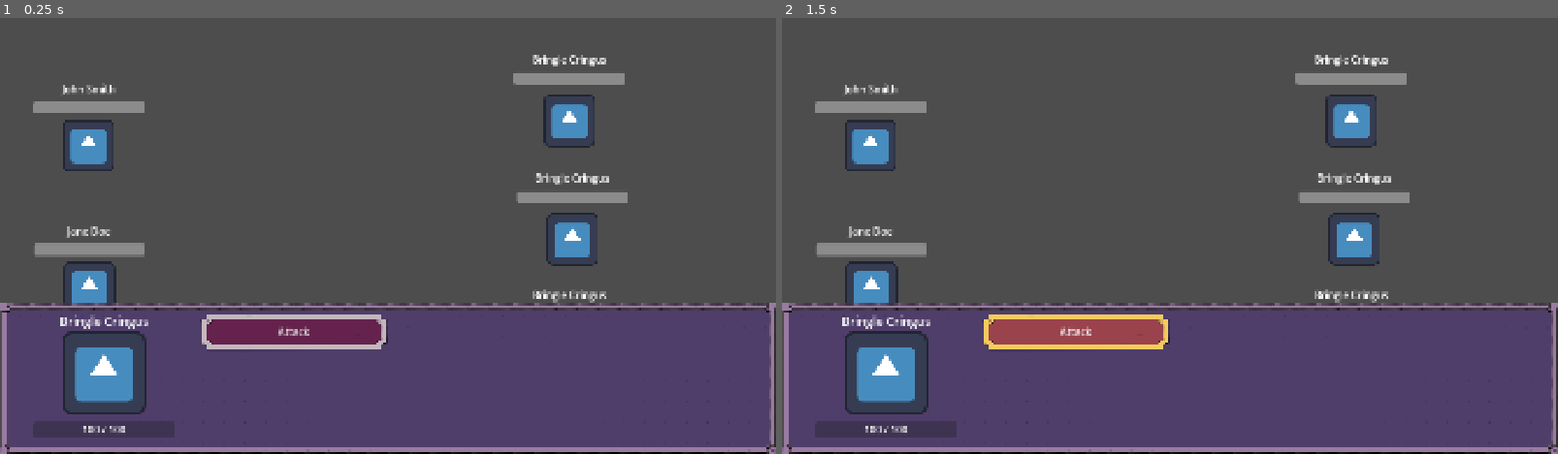
Above: before the commit, frames 1-2 (left to right).
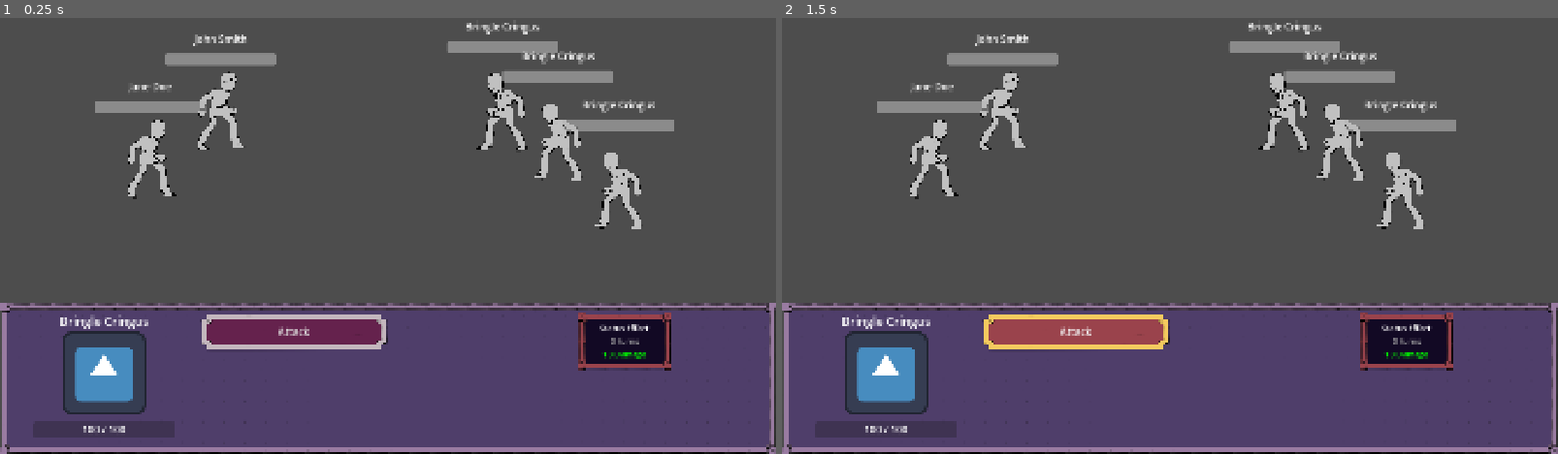
Above: after the commit, the same moments.

Repository: scarzehd/fantasy-corporation
Game: Godot game, scene res://scenes/battle.tscn
The game is run twice, just before and just after one commit, with the same random seed, the same clock (stepped at 60 frames per second) and the same inputs. This scene is started directly instead of the project's main scene. The engine's default icon, where the game draws it, is replaced by a stand-in: a white triangle on a blue panel in a dark square.
Inputs:
- Up to frame 1 (0.25 s): no input
- Up to frame 2 (1.5 s): click "Attack" at 0.5 s; click "Attack" at 1.25 s

The runs differ from the first frame. In frame 1, 8.7% of the frame differs, in the area x 4-87%, y 1-81%; in frame 2, 8.7%.

Commit message:
Various changes

Diff:
--- a/scenes/battle.tscn
+++ b/scenes/battle.tscn
@@ -13,22 +13,22 @@
 combatants = [NodePath("CombatantBase"), NodePath("CombatantBase2"), NodePath("BasicEnemy"), NodePath("BasicEnemy2"), NodePath("BasicEnemy3")]
 
 [node name="CombatantBase" parent="." unique_id=209960256 instance=ExtResource("3_p1qf1")]
-position = Vector2(219, 316)
+position = Vector2(546, 218)
 character_data = ExtResource("3_a12nh")
 weapon = ExtResource("4_a12nh")
 
 [node name="CombatantBase2" parent="." unique_id=1704928774 instance=ExtResource("3_p1qf1")]
-position = Vector2(221, 668)
+position = Vector2(372, 336)
 character_data = ExtResource("5_lpir7")
 weapon = ExtResource("4_a12nh")
 
 [node name="BasicEnemy" parent="." unique_id=1681232158 instance=ExtResource("6_6vh42")]
-position = Vector2(1409, 255)
+position = Vector2(1244, 221)
 
 [node name="BasicEnemy2" parent="." unique_id=890083788 instance=ExtResource("6_6vh42")]
-position = Vector2(1416, 548)
+position = Vector2(1381, 294)
 
 [node name="BasicEnemy3" parent="." unique_id=1097249763 instance=ExtResource("6_6vh42")]
-position = Vector2(1409, 838)
+position = Vector2(1531, 415)
 
 [node name="BattleHUD" parent="." unique_id=690412004 instance=ExtResource("7_4k1nj")]
--- a/scenes/combatants/enemy/basic_enemy.tscn
+++ b/scenes/combatants/enemy/basic_enemy.tscn
@@ -1,12 +1,13 @@
 [gd_scene format=3 uid="uid://c6sty6uh7eymw"]
 
 [ext_resource type="Script" uid="uid://b4xj0e3ne1qdq" path="res://scripts/combatants/enemy/basic_enemy.gd" id="1_v5wtx"]
-[ext_resource type="Texture2D" uid="uid://bgccuxv0famla" path="res://icon.svg" id="2_7je4q"]
 [ext_resource type="Script" uid="uid://d3i1h310ayq5c" path="res://scripts/resources/status_effect.gd" id="2_u8vcb"]
+[ext_resource type="Texture2D" uid="uid://c3phvnl271yu7" path="res://resources/sprites/character_base.png" id="3_u8vcb"]
 
 [sub_resource type="Resource" id="Resource_2emdk"]
 script = ExtResource("2_u8vcb")
-name = &"poison"
+id = &"poison"
+name = "Poison"
 exclusive_with = Array[StringName]([&"poison"])
 has_duration = true
 duration = 2
@@ -17,9 +18,6 @@
 
 [sub_resource type="RectangleShape2D" id="RectangleShape2D_7je4q"]
 size = Vector2(174, 186)
-
-[sub_resource type="LabelSettings" id="LabelSettings_tc7to"]
-font_size = 25
 
 [sub_resource type="Animation" id="Animation_7je4q"]
 length = 0.001
@@ -57,6 +55,9 @@
 &"attack": SubResource("Animation_u8vcb")
 }
 
+[sub_resource type="LabelSettings" id="LabelSettings_u8vcb"]
+font_size = 25
+
 [node name="BasicEnemy" type="Area2D" unique_id=1681232158 node_paths=PackedStringArray("health_bar")]
 script = ExtResource("1_v5wtx")
 status_effect = SubResource("Resource_2emdk")
@@ -67,12 +68,18 @@
 base_defense = 100
 
 [node name="Sprite2D" type="Sprite2D" parent="." unique_id=957414317]
-texture = ExtResource("2_7je4q")
+scale = Vector2(0.25, 0.25)
+texture = ExtResource("3_u8vcb")
+flip_h = true
 
 [node name="CollisionShape2D" type="CollisionShape2D" parent="." unique_id=1545115223]
 shape = SubResource("RectangleShape2D_7je4q")
 
-[node name="Control" type="Control" parent="." unique_id=1565358585]
+[node name="AnimationPlayer" type="AnimationPlayer" parent="." unique_id=1643846691]
+unique_name_in_owner = true
+libraries/ = SubResource("AnimationLibrary_2emdk")
+
+[node name="Control" type="Control" parent="." unique_id=1417547478]
 layout_mode = 3
 anchors_preset = 8
 anchor_left = 0.5
@@ -80,35 +87,33 @@
 anchor_right = 0.5
 anchor_bottom = 0.5
 offset_left = -137.0
-offset_top = -132.0
+offset_top = -217.0
 offset_right = 137.0
 offset_bottom = 122.0
 grow_horizontal = 2
 grow_vertical = 2
 mouse_filter = 2
 
-[node name="VBoxContainer" type="VBoxContainer" parent="Control" unique_id=80434758]
+[node name="VBoxContainer" type="VBoxContainer" parent="Control" unique_id=2045111538]
 layout_mode = 1
 anchors_preset = 15
 anchor_right = 1.0
 anchor_bottom = 1.0
-offset_top = -37.0
-offset_bottom = -211.0
 grow_horizontal = 2
 grow_vertical = 2
 
-[node name="NameLabel" type="Label" parent="Control/VBoxContainer" unique_id=443486020]
+[node name="NameLabel" type="Label" parent="Control/VBoxContainer" unique_id=746950841]
 layout_mode = 2
 text = "Bringle Cringus"
-label_settings = SubResource("LabelSettings_tc7to")
+label_settings = SubResource("LabelSettings_u8vcb")
 horizontal_alignment = 1
 
-[node name="HealthBar" type="ProgressBar" parent="Control/VBoxContainer" unique_id=496655399]
+[node name="Control" type="Control" parent="Control/VBoxContainer" unique_id=384684704]
+custom_minimum_size = Vector2(0, 10)
+layout_mode = 2
+
+[node name="HealthBar" type="ProgressBar" parent="Control/VBoxContainer" unique_id=1664461497]
 custom_minimum_size = Vector2(0, 30)
 layout_mode = 2
-size_flags_vertical = 10
+size_flags_vertical = 2
 show_percentage = false
-
-[node name="AnimationPlayer" type="AnimationPlayer" parent="." unique_id=1643846691]
-unique_name_in_owner = true
-libraries/ = SubResource("AnimationLibrary_2emdk")
--- a/scenes/combatants/player/combatant_base.tscn
+++ b/scenes/combatants/player/combatant_base.tscn
@@ -1,7 +1,7 @@
 [gd_scene format=3 uid="uid://bxer6od4tbb5u"]
 
 [ext_resource type="Script" uid="uid://dhqkfgfuqgdye" path="res://scripts/combatants/player_combatant.gd" id="1_8x2sg"]
-[ext_resource type="Texture2D" uid="uid://bgccuxv0famla" path="res://icon.svg" id="2_dplme"]
+[ext_resource type="Texture2D" uid="uid://c3phvnl271yu7" path="res://resources/sprites/character_base.png" id="2_cibvi"]
 
 [sub_resource type="RectangleShape2D" id="RectangleShape2D_rkhwg"]
 size = Vector2(230, 250)
@@ -18,7 +18,8 @@
 shape = SubResource("RectangleShape2D_rkhwg")
 
 [node name="Sprite2D" type="Sprite2D" parent="." unique_id=904817639]
-texture = ExtResource("2_dplme")
+scale = Vector2(0.25, 0.25)
+texture = ExtResource("2_cibvi")
 
 [node name="Control" type="Control" parent="." unique_id=1851136507]
 layout_mode = 3
@@ -28,7 +29,7 @@
 anchor_right = 0.5
 anchor_bottom = 0.5
 offset_left = -137.0
-offset_top = -132.0
+offset_top = -183.0
 offset_right = 137.0
 offset_bottom = 122.0
 grow_horizontal = 2
@@ -40,8 +41,6 @@
 anchors_preset = 15
 anchor_right = 1.0
 anchor_bottom = 1.0
-offset_top = -25.0
-offset_bottom = -201.0
 grow_horizontal = 2
 grow_vertical = 2
 
@@ -51,8 +50,12 @@
 label_settings = SubResource("LabelSettings_nvrs4")
 horizontal_alignment = 1
 
+[node name="Control" type="Control" parent="Control/VBoxContainer" unique_id=795095389]
+custom_minimum_size = Vector2(0, 10)
+layout_mode = 2
+
 [node name="HealthBar" type="ProgressBar" parent="Control/VBoxContainer" unique_id=1665111007]
 custom_minimum_size = Vector2(0, 30)
 layout_mode = 2
-size_flags_vertical = 10
+size_flags_vertical = 2
 show_percentage = false
--- a/scenes/ui/battle_hud.tscn
+++ b/scenes/ui/battle_hud.tscn
@@ -3,12 +3,24 @@
 [ext_resource type="StyleBox" uid="uid://d43tbnhnssgx" path="res://resources/styleboxes/panel_2.tres" id="1_dy3po"]
 [ext_resource type="Script" uid="uid://e1hw5a5vk680" path="res://scripts/ui/battle_hud.gd" id="1_p6blr"]
 [ext_resource type="Texture2D" uid="uid://bgccuxv0famla" path="res://icon.svg" id="2_ytn0o"]
+[ext_resource type="StyleBox" uid="uid://dmjuh1jk5nqrf" path="res://resources/styleboxes/panel_4.tres" id="4_6uyy6"]
 
 [sub_resource type="LabelSettings" id="LabelSettings_ytn0o"]
 font_size = 30
 
 [sub_resource type="LabelSettings" id="LabelSettings_p6blr"]
 font_size = 25
+
+[sub_resource type="LabelSettings" id="LabelSettings_6uyy6"]
+font_size = 20
+
+[sub_resource type="LabelSettings" id="LabelSettings_nj5vo"]
+font_size = 20
+font_color = Color(0.6509804, 0.6509804, 0.6509804, 1)
+
+[sub_resource type="LabelSettings" id="LabelSettings_5jm4p"]
+font_size = 20
+font_color = Color(0, 1, 0, 1)
 
 [node name="BattleHUD" type="Control" unique_id=690412004]
 custom_minimum_size = Vector2(1920, 1080)
@@ -90,7 +102,40 @@
 theme_override_font_sizes/font_size = 25
 text = "Attack"
 
-[node name="GridContainer2" type="GridContainer" parent="PanelContainer/HBoxContainer" unique_id=810236299]
+[node name="ScrollContainer" type="ScrollContainer" parent="PanelContainer/HBoxContainer" unique_id=1002211445]
 layout_mode = 2
 size_flags_horizontal = 3
 size_flags_stretch_ratio = 0.25
+
+[node name="GridContainer" type="GridContainer" parent="PanelContainer/HBoxContainer/ScrollContainer" unique_id=2088845622]
+layout_mode = 2
+size_flags_horizontal = 3
+size_flags_vertical = 3
+columns = 2
+
+[node name="StatusEffectTemplate" type="PanelContainer" parent="PanelContainer/HBoxContainer/ScrollContainer/GridContainer" unique_id=595563332]
+unique_name_in_owner = true
+layout_mode = 2
+size_flags_horizontal = 3
+theme_override_styles/panel = ExtResource("4_6uyy6")
+
+[node name="VBoxContainer" type="VBoxContainer" parent="PanelContainer/HBoxContainer/ScrollContainer/GridContainer/StatusEffectTemplate" unique_id=972843194]
+layout_mode = 2
+
+[node name="NameLabel" type="Label" parent="PanelContainer/HBoxContainer/ScrollContainer/GridContainer/StatusEffectTemplate/VBoxContainer" unique_id=373750879]
+layout_mode = 2
+text = "Status Effect"
+label_settings = SubResource("LabelSettings_6uyy6")
+horizontal_alignment = 1
+
+[node name="DurationLabel" type="Label" parent="PanelContainer/HBoxContainer/ScrollContainer/GridContainer/StatusEffectTemplate/VBoxContainer" unique_id=847649607]
+layout_mode = 2
+text = "3 turns"
+label_settings = SubResource("LabelSettings_nj5vo")
+horizontal_alignment = 1
+
+[node name="StatLabel" type="Label" parent="PanelContainer/HBoxContainer/ScrollContainer/GridContainer/StatusEffectTemplate/VBoxContainer" unique_id=1594727320]
+layout_mode = 2
+text = "10 Damage"
+label_settings = SubResource("LabelSettings_5jm4p")
+horizontal_alignment = 1
--- a/scripts/combatants/combatant.gd
+++ b/scripts/combatants/combatant.gd
@@ -39,26 +39,26 @@
 	return bounce_text
 
 func add_status_effect(status_effect:StatusEffect):
-	for status_name in status_effect.exclusive_with:
-		if has_status_name(status_name):
+	for status_id in status_effect.exclusive_with:
+		if has_status_id(status_id):
 			return
 
 	status_effects.append(status_effect)
 	status_effect.combatant = self
 	status_effect.ended.connect(status_effects.erase.bind(status_effect))
 
-func has_status_name(status_name:StringName) -> bool:
+func has_status_id(status_id:StringName) -> bool:
 	for effect in status_effects:
-		if effect.name == status_name:
+		if effect.id == status_id:
 			return true
 
 	return false
 
-func find_status_name(status_name:StringName) -> Array[StatusEffect]:
+func find_status_id(status_id:StringName) -> Array[StatusEffect]:
 	var effects:Array[StatusEffect]
 
 	for effect in status_effects:
-		if effect.name == status_name:
+		if effect.id == status_id:
 			effects.append(effect)
 
 	return effects
--- a/scripts/resources/status_effect.gd
+++ b/scripts/resources/status_effect.gd
@@ -3,7 +3,9 @@
 
 signal ended
 
-@export var name:StringName
+@export var id:StringName
+
+@export var name:String
 
 @export var exclusive_with:Array[StringName]
 
Binary file added: resources/sprites/character_base.png
Not shown, added: resources/sprites/character_base.png.import
